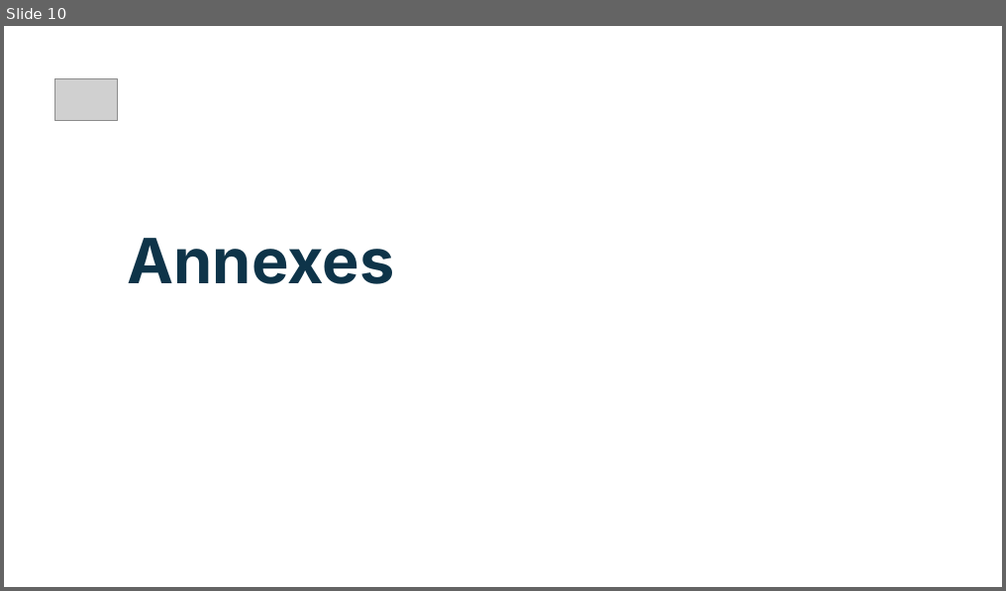
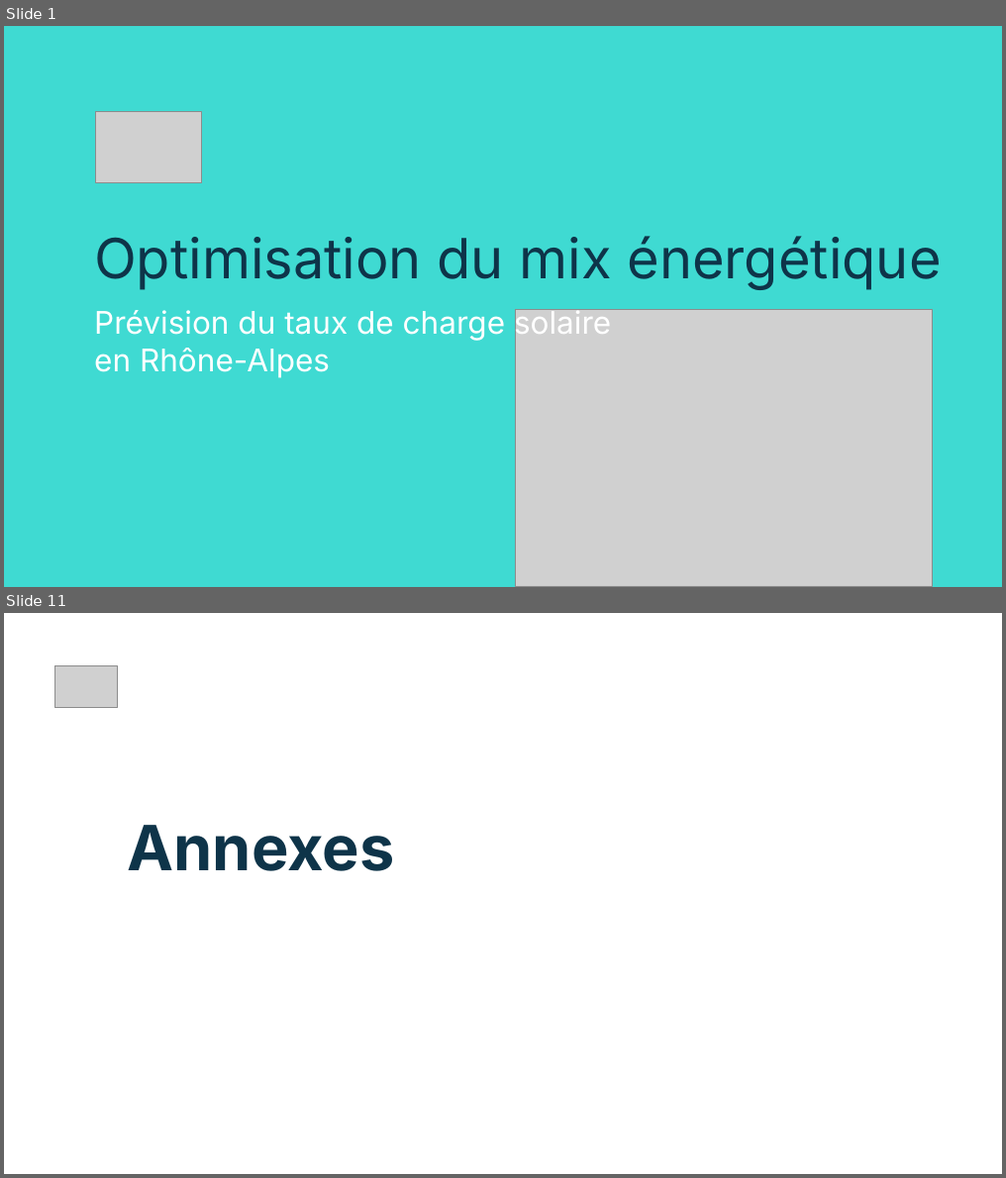
Before and after one commit to Sheikoh/REnergies_efficiency_prediction, a slide deck: presentation/dsfs_ft_35_Projet_REnergies_efficiency_prediction.pptx. Shown one above the other, each under a label of ours: slide 10 before the commit, slides 1 and 11 after it; the slides between them are not shown. The pictures are 1006x591 and 1006x1178 pixels, drawn with LibreOffice and Linux fonts; fonts in the diff are those of the drawing; grey boxes stand for pictures. Boxes give left, top, right and bottom in pixels: in the first picture for what was removed or moved away, otherwise in the second. Text is boxed around its words. In the diff, an @@ line names an element or a change of style, - is before the commit and + after.

```diff
--- a/presentation/dsfs_ft_35_Projet_REnergies_efficiency_prediction.pptx
+++ b/presentation/dsfs_ft_35_Projet_REnergies_efficiency_prediction.pptx
@@ slide 1 added at (4,26,1002,587), background #3FDAD2 @@
@@ picture added at (96,112,202,182) @@
@@ title added at (94,236,941,290), 40 pt, text #0E3449 @@
+Optimisation du mix énergétique
@@ title added at (94,307,611,378), 22.5 pt, text #FFFFFF @@
+Prévision du taux de charge solaire en Rhône-Alpes
@@ picture added at (515,309,932,587) @@
@@ what was slide 10 is now slide 11 @@
```
Also in this commit, not shown: 9 slides changed, 2 other slides added, 2 slides removed, 2 other files.
